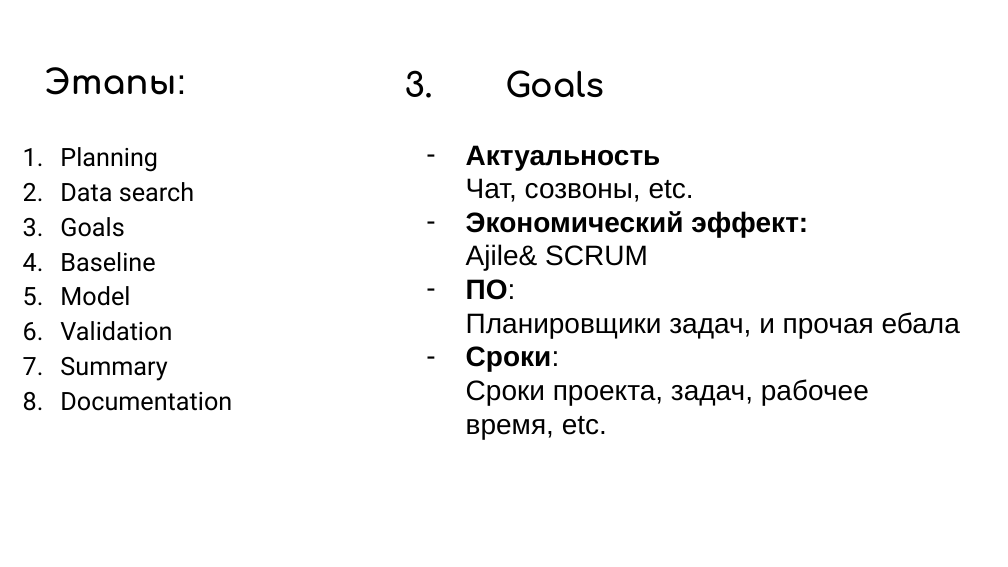
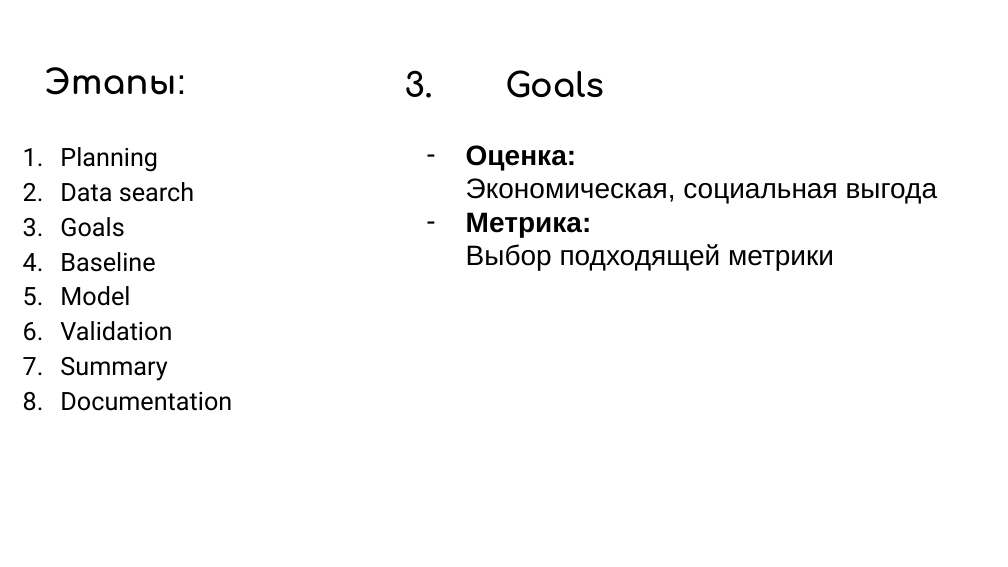
Before and after one commit to PolukarovIvan/MTC.Teta_2PiK, a slide deck: slide 5 of RoadMap.pptx. Drawn at 1008x567 pixels with LibreOffice and Linux fonts; fonts in the diff are those of the drawing. Boxes give left, top, right and bottom in pixels: in the first picture for what was removed or moved away, otherwise in the second. Text is boxed around its words. In the diff, an @@ line names an element or a change of style, - is before the commit and + after.

Commit message:
v0.0.2 - presentation fix

```diff
--- a/RoadMap.pptx
+++ b/RoadMap.pptx
@@ text at (x1=466, y1=145, x2=938, y2=271): text changed @@
-– Актуальность
-Чат, созвоны, etc.
-– Экономический эффект:
-Ajile& SCRUM
-– ПО:
-Планировщики задач, и прочая ебала
-– Сроки:
-Сроки проекта, задач, рабочее время, etc.
+– Оценка:
+Экономическая, социальная выгода
+– Метрика:
+Выбор подходящей метрики
```
